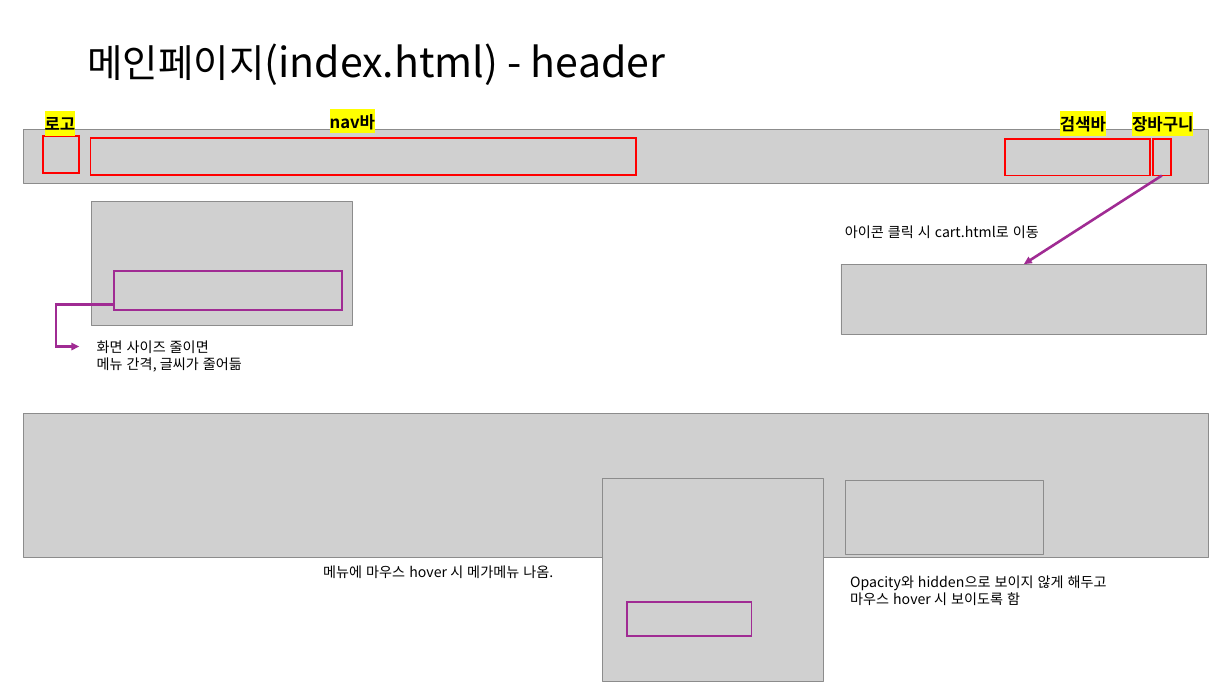
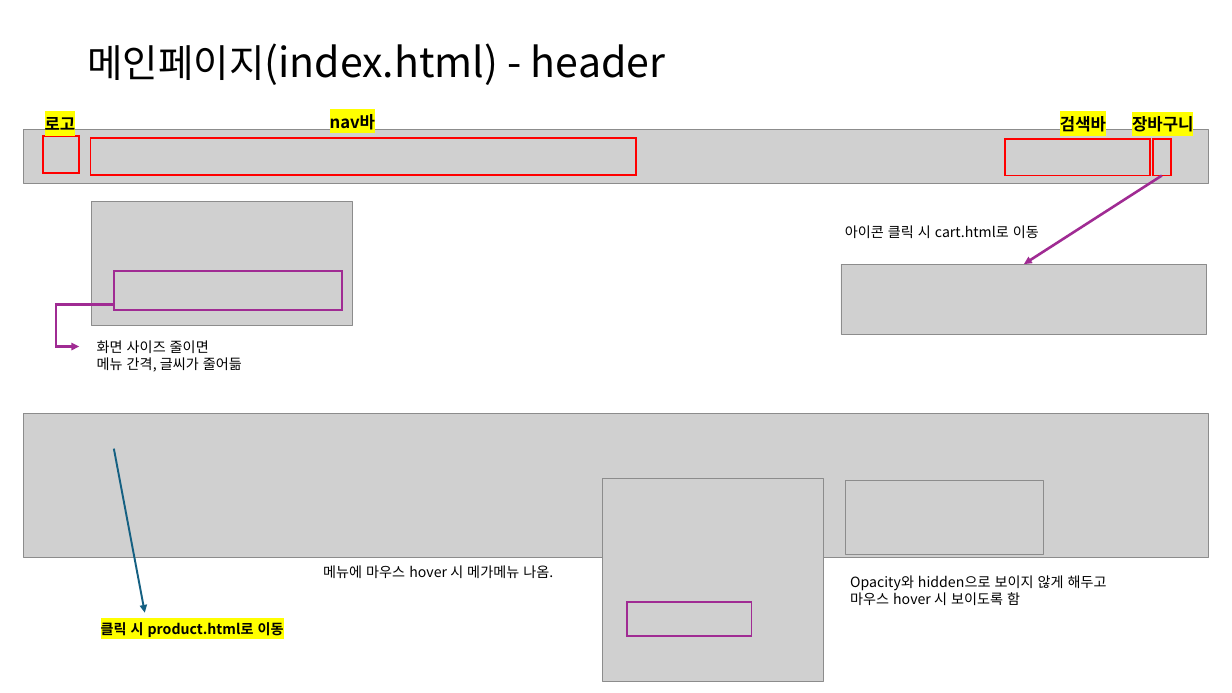
Before and after one commit to hyunkyumlee/FrontProject, a slide deck: slide 1 of 발표 자료/개인별 ppt/박세인_PPT.pptx. Drawn at 1232x693 pixels with LibreOffice and Linux fonts; fonts in the diff are those of the drawing; grey boxes stand for pictures. Boxes give left, top, right and bottom in pixels: in the first picture for what was removed or moved away, otherwise in the second. Text is boxed around its words. In the diff, an @@ line names an element or a change of style, - is before the commit and + after.

```diff
--- a/발표 자료/개인별 ppt/박세인_PPT.pptx
+++ b/발표 자료/개인별 ppt/박세인_PPT.pptx
@@ arrow added from (114, 449) to (145, 613), #156082 1.5 pt @@
@@ text added at <box>101,622,284,637</box>, 11 pt, text #000000, bold @@
+클릭 시 product.html로 이동
```
Also in this commit, not shown: 1 other slide changed, 2 other files.
